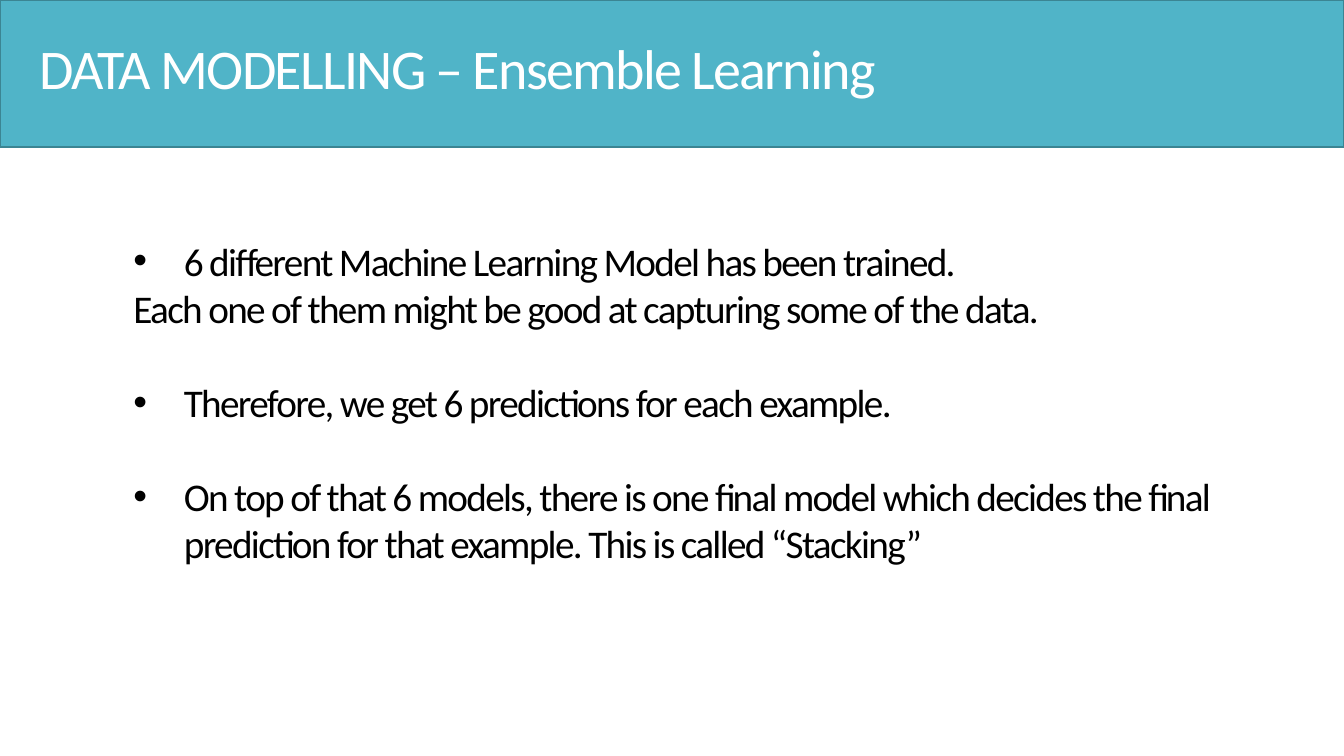
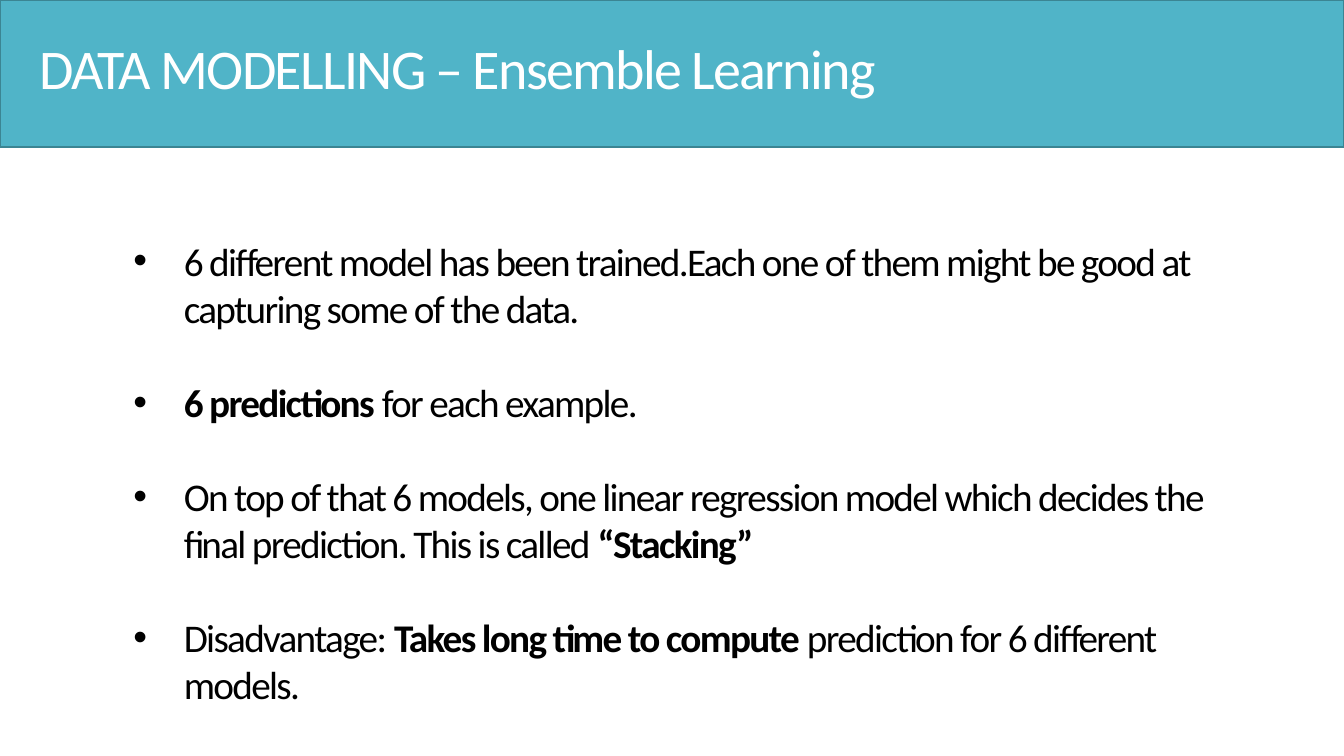
Before and after one commit to Hsgngr/dataiku_income_classification, a slide deck: slide 24 of Task_Presentation.pptx (slide 23 before the commit). Drawn at 1344x756 pixels with LibreOffice and Linux fonts; fonts in the diff are those of the drawing. Boxes give left, top, right and bottom in pixels: in the first picture for what was removed or moved away, otherwise in the second. Text is boxed around its words. In the diff, an @@ line names an element or a change of style, - is before the commit and + after.

Commit message:
updated version

```diff
--- a/Task_Presentation.pptx
+++ b/Task_Presentation.pptx
@@ text at (x1=184, y1=248, x2=1205, y2=700): text changed @@
-• 6 different Machine Learning Model has been trained.
-Each one of them might be good at capturing some of the data.
-• Therefore, we get 6 predictions for each example.
-• On top of that 6 models, there is one final model which decides the final prediction for that example. This is called “Stacking”
+• 6 different model has been trained.Each one of them might be good at capturing some of the data.
+• 6 predictions for each example.
+• On top of that 6 models, one linear regression model which decides the final prediction. This is called “Stacking”
+• Disadvantage: Takes long time to compute prediction for 6 different models.
```
Also in this commit, not shown: 10 other slides changed, 4 slides added.
